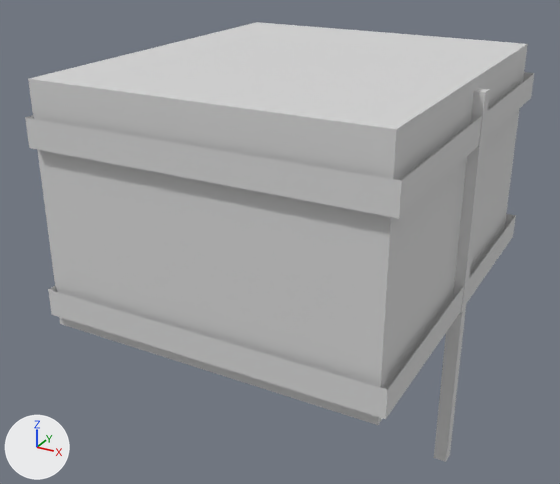
The FBX model linajes/arte/exports/civiles/arriba/UniformeEnfermeria/LeftUpperArm_C1.fbx: old version first, new version second.
The view is the same before and after, from a 50 mm camera at (2.631, -2.115, 4.714) aimed at (1.484, -0.031, 3.672). The axes (+X, +Y, +Z) are drawn at lower left. The lights are the same throughout. The first picture is the older version. Where no turn or scale is listed for an object, it has been applied to the vertices.

Script lines for the objects in view, before the commit:
```python
me_civ_uniformeenfermeria_leftupperarm_c1 = bpy.data.meshes.new('Civ_UniformeEnfermeria_LeftUpperArm_C1')
me_civ_uniformeenfermeria_leftupperarm_c1.from_pydata(...)  # 32 vertices, 20 faces; spans x 1.029..2.112, y -0.637..0.637, z 2.999..4.277
me_civ_uniformeenfermeria_leftupperarm_c1.materials.append(mat_mat_civil_color1)  # light grey #d6d6d6
ob_civ_uniformeenfermeria_leftupperarm_c1 = bpy.data.objects.new('Civ_UniformeEnfermeria_LeftUpperArm_C1', me_civ_uniformeenfermeria_leftupperarm_c1)
ob_civ_uniformeenfermeria_leftupperarm_c1.location = (0.0, 0.0, 0.0)
```
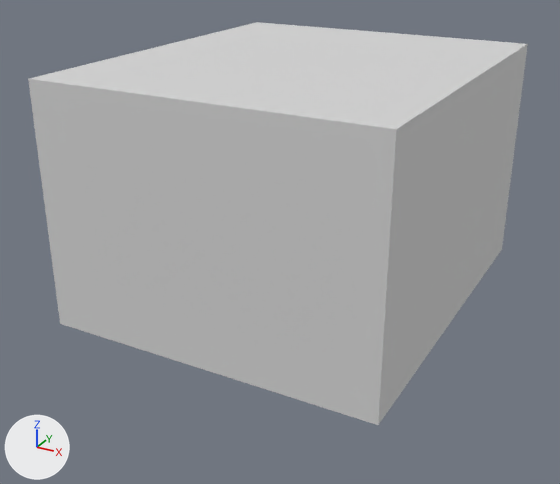
Patch to the scene script:
```diff
--- a/linajes/arte/exports/civiles/arriba/UniformeEnfermeria/LeftUpperArm_C1.fbx.py
+++ b/linajes/arte/exports/civiles/arriba/UniformeEnfermeria/LeftUpperArm_C1.fbx.py
@@ me_civ_uniformeenfermeria_leftupperarm_c1 @@
 # used by ob_civ_uniformeenfermeria_leftupperarm_c1; location = (0.0, 0.0, 0.0)
-me_civ_uniformeenfermeria_leftupperarm_c1.from_pydata(...)  # 32 vertices, 20 faces; spans x 1.029..2.112, y -0.637..0.637, z 2.999..4.277
+me_civ_uniformeenfermeria_leftupperarm_c1.from_pydata(...)  # 8 vertices, 6 faces; spans x 1.029..2.08, y -0.608..0.608, z 3.522..4.277
+# me_civ_uniformeenfermeria_leftupperarm_c1 part 1: the loose piece of 8 vertices spanning x 1.029..2.108, y -0.637..0.637, z 4.091..4.177 is deleted
+# me_civ_uniformeenfermeria_leftupperarm_c1 part 2: the loose piece of 8 vertices spanning x 2.069..2.112, y -0.021..0.021, z 2.999..4.241 is deleted
+# me_civ_uniformeenfermeria_leftupperarm_c1 part 3: the loose piece of 8 vertices spanning x 1.029..2.108, y -0.637..0.637, z 3.569..3.654 is deleted
 me_civ_uniformeenfermeria_leftupperarm_c1.materials.append(mat_mat_civil_color1)
```

Changed parts and their boxes (x1, y1, x2, y2) in the pictures (560 x 484 px):
'Civ_UniformeEnfermeria_LeftUpperArm_C1', reshaped (8% shorter): before (25, 22, 534, 462); after (28, 22, 528, 425)
part 1 of me_civ_uniformeenfermeria_leftupperarm_c1, deleted: before (25, 72, 534, 218)
part 2 of me_civ_uniformeenfermeria_leftupperarm_c1, deleted: before (434, 88, 490, 462)
part 3 of me_civ_uniformeenfermeria_leftupperarm_c1, deleted: before (48, 214, 516, 419)
